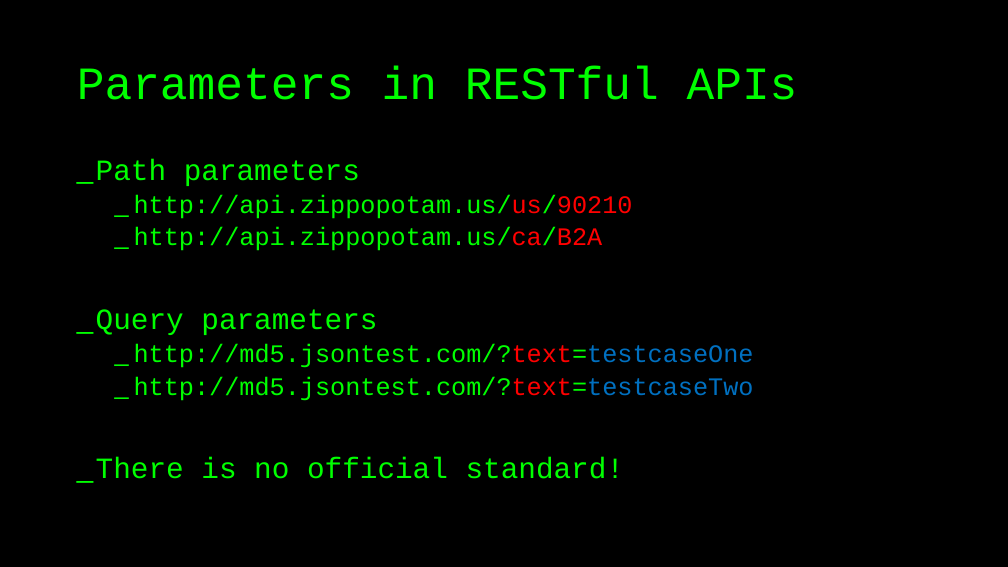
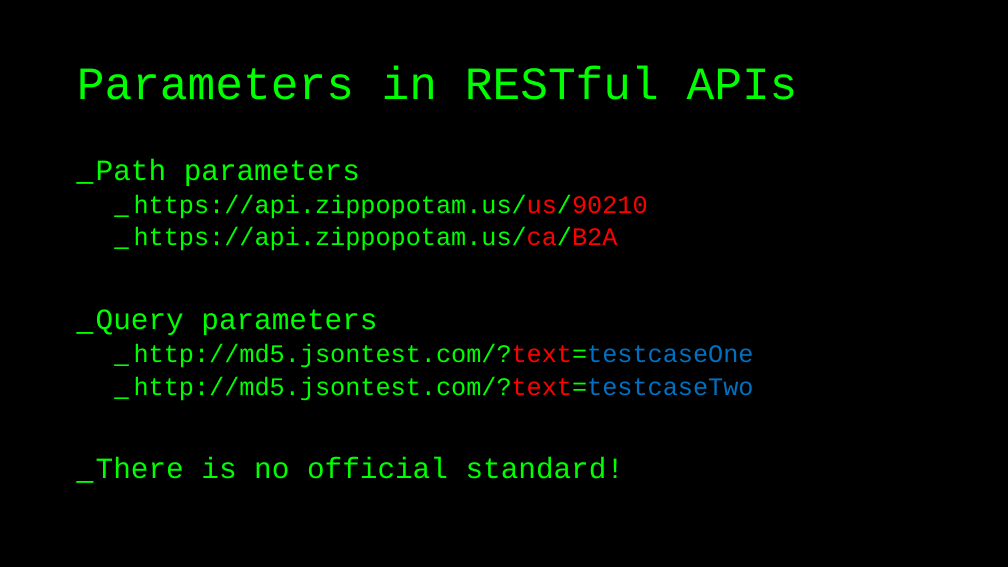
Before and after one commit to basdijkstra/requests-workshop, a slide deck: slide 43 of python-requests-workshop.pptx (slide 42 before the commit). Drawn at 1008x567 pixels with LibreOffice and Linux fonts; fonts in the diff are those of the drawing. Boxes give left, top, right and bottom in pixels: in the first picture for what was removed or moved away, otherwise in the second. Text is boxed around its words. In the diff, an @@ line names an element or a change of style, - is before the commit and + after.

```diff
--- a/python-requests-workshop.pptx
+++ b/python-requests-workshop.pptx
@@ text at (x1=134, y1=195, x2=648, y2=251): text changed @@
-  _ http://api.zippopotam.us/us/90210
-  _ http://api.zippopotam.us/ca/B2A
+  _ https://api.zippopotam.us/us/90210
+  _ https://api.zippopotam.us/ca/B2A
```
Also in this commit, not shown: 13 other slides changed, 2 slides added, 9 slides removed, 2 other files.
